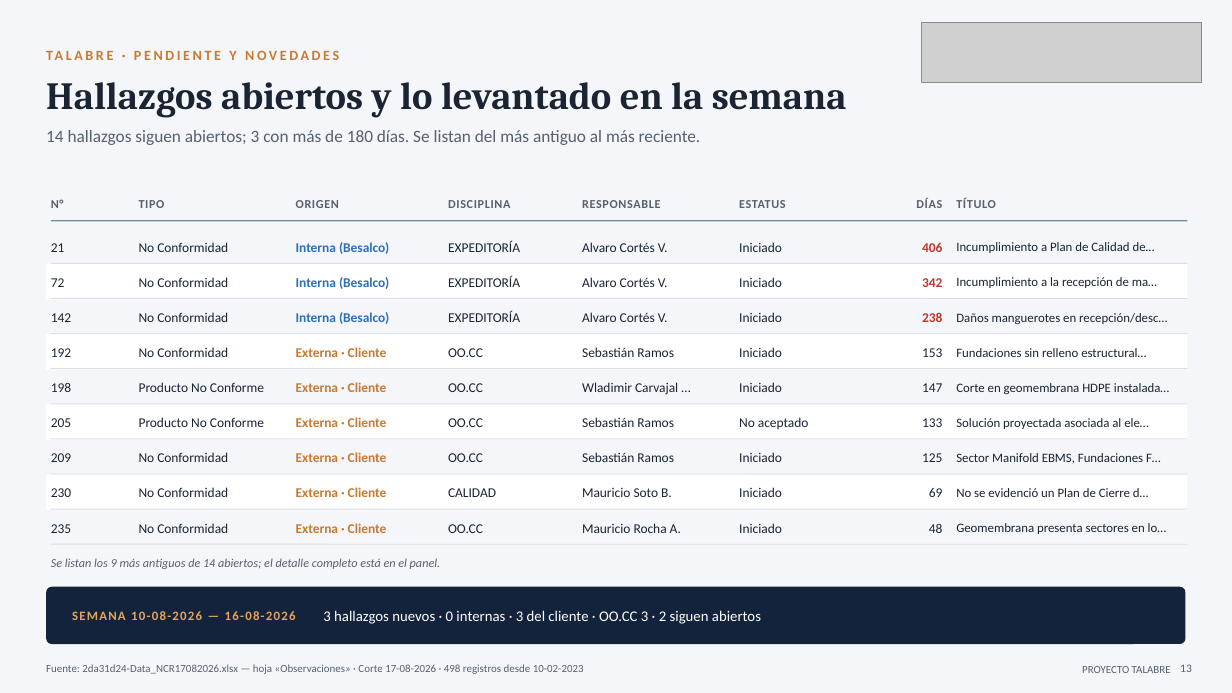
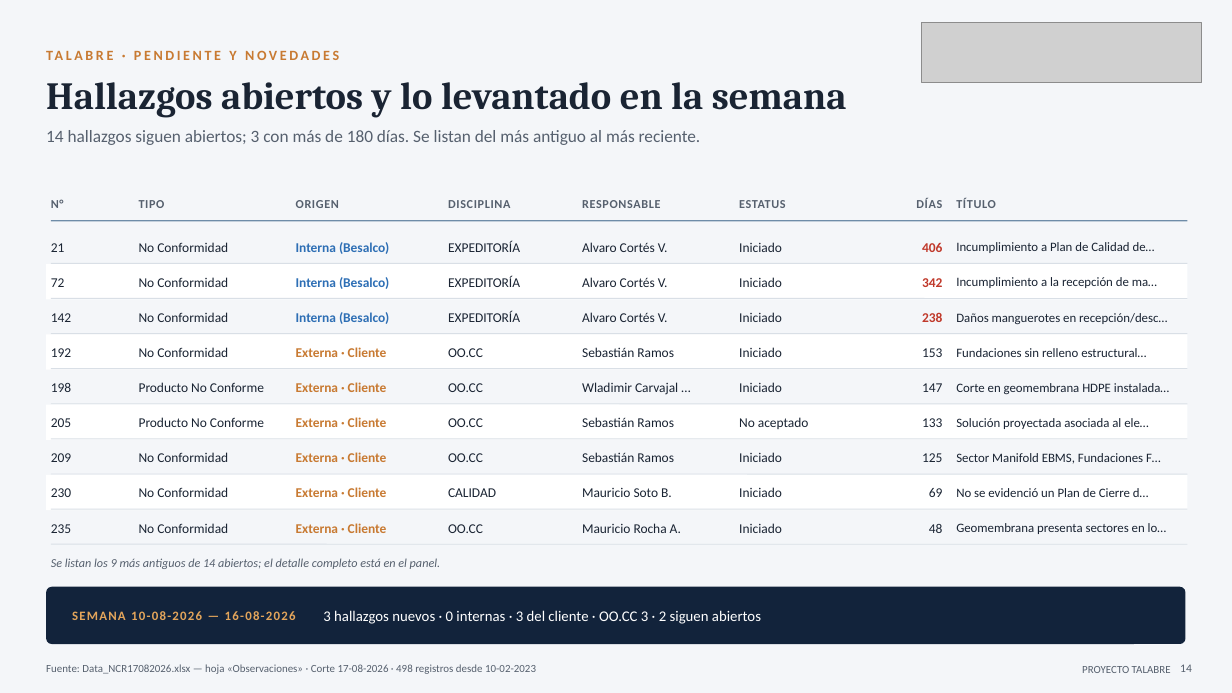
Before and after one commit to tdkvalex/Dashboard-HSEQ, a slide deck: slide 14 of modulo_nc/Panel_No_Conformidades.pptx (slide 13 before the commit). Drawn at 1232x693 pixels with LibreOffice and Linux fonts; fonts in the diff are those of the drawing; grey boxes stand for pictures. Boxes give left, top, right and bottom in pixels: in the first picture for what was removed or moved away, otherwise in the second. Text is boxed around its words. In the diff, an @@ line names an element or a change of style, - is before the commit and + after.

```diff
--- a/modulo_nc/Panel_No_Conformidades.pptx
+++ b/modulo_nc/Panel_No_Conformidades.pptx
@@ text at (46,664,536,674): text changed @@
-Fuente: 2da31d24-Data_NCR17082026.xlsx — hoja «Observaciones» · Corte 17-08-2026 · 498 registros desde 10-02-2023
+Fuente: Data_NCR17082026.xlsx — hoja «Observaciones» · Corte 17-08-2026 · 498 registros desde 10-02-2023
@@ text at (1180,664,1192,672): text changed @@
-13
+14
```
Also in this commit, not shown: 15 other slides changed, 1 slide added, 7 other files.
